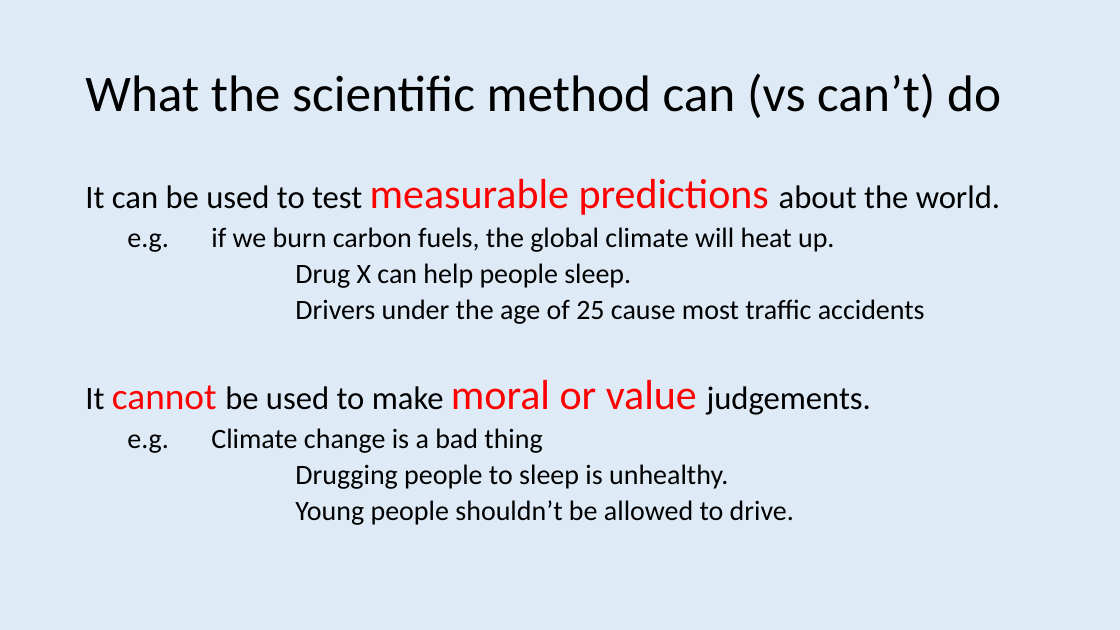
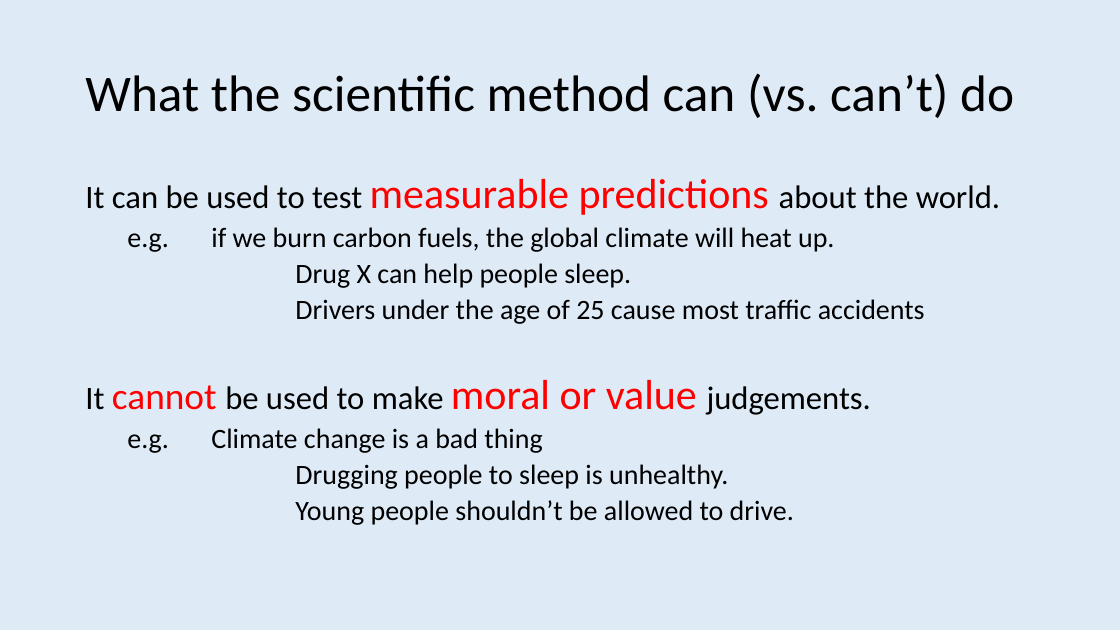
Before and after one commit to ajwills72/rmhealth-found, a slide deck: slide 19 of docs/science_truth_honesty.pptx. Drawn at 1120x630 pixels with LibreOffice and Linux fonts; fonts in the diff are those of the drawing. Boxes give left, top, right and bottom in pixels: in the first picture for what was removed or moved away, otherwise in the second. Text is boxed around its words. In the diff, an @@ line names an element or a change of style, - is before the commit and + after.

```diff
--- a/docs/science_truth_honesty.pptx
+++ b/docs/science_truth_honesty.pptx
@@ title at (85,73,1014,118): text changed @@
-What the scientific method can (vs can’t) do
+What the scientific method can (vs. can’t) do
```
Also in this commit, not shown: 8 other slides changed, 7 other files.
